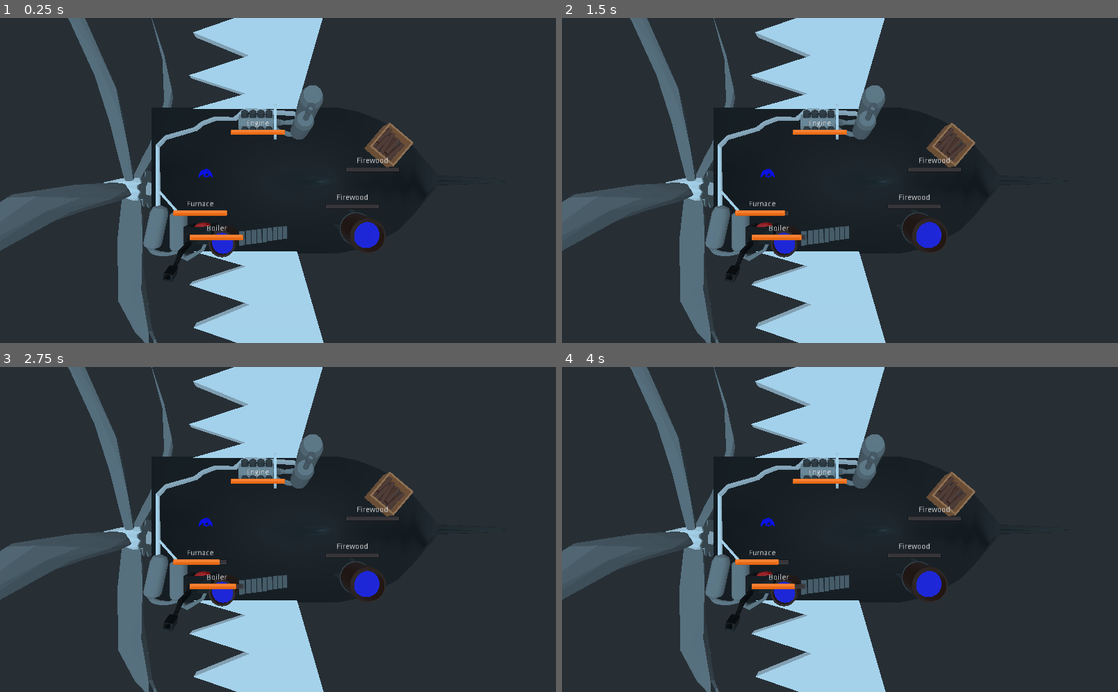
Above: before the commit, frames 1-4 (two rows, left to right).
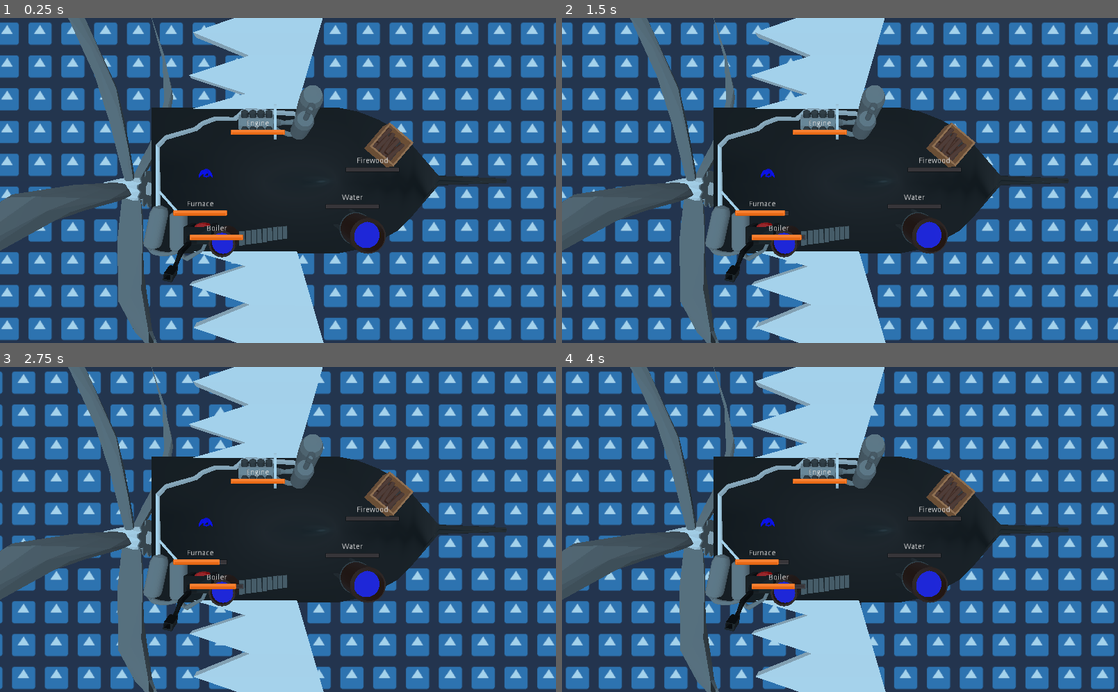
Above: after the commit, the same moments.

Repository: phkeese/WorkingTItle
Game: Godot game, scene res://scenes/game/game.tscn
Two runs of this game, one before a commit and one after it. Both use one fixed random seed, a clock stepped at 60 frames per second and the inputs below. The engine's default icon, where the game draws it, is replaced by a stand-in: a white triangle on a blue panel in a dark square.
Inputs (mouse positions are in pixels of both pictures, inside the frame that each line leads up to):
- Up to frame 1 (0.25 s): no input
- Up to frame 2 (1.5 s): tap Enter (ui_accept) at 0.5, 0.77 s; move the mouse to (962, 164) at 0.52 s; hold D (player_1_right) 0.53-1.28 s; tap Space (player_1_interact) at 0.6, 1.35 s; click (962, 164) at 0.67 s; move the mouse to (728, 196) at 1.27 s; hold S (player_1_down) from 1.28 s (still down)
- Up to frame 3 (2.75 s): tap Enter (ui_accept) at 1.52 s; move the mouse to (333, 458) at 2.02 s; release S (player_1_down) at 2.03 s; hold D (player_1_right) from 2.03 s (still down); tap Space (player_1_interact) at 2.1 s
- Up to frame 4 (4 s): move the mouse to (812, 594) at 2.77 s; release D (player_1_right) at 2.78 s; hold W (player_1_up) 2.78-3.53 s; tap Space (player_1_interact) at 2.85, 3.6 s; click (812, 594) at 2.92 s; tap Enter (ui_accept) at 3.02, 3.77 s; move the mouse to (1006, 578) at 3.52 s; hold A (player_1_left) from 3.53 s (still down)

The runs differ from the first frame. In frame 1, 63% of the frame differs, in the area x 0-100%, y 0-100%; in frame 2, 63%; in frame 3, 63%; in frame 4, 63%.
Error in both runs: Assertion failed. (res://addons/multiplayer/NetworkGame.gd:84)

Commit message:
show animation in background

Diff:
--- a/project.godot
+++ b/project.godot
@@ -44,7 +44,7 @@
 
 [application]
 
-config/name="MultiplayerTemplate"
+config/name="Steambird Willy"
 run/main_scene="res://scenes/game/game.tscn"
 config/icon="res://icon.png"
 
--- a/scenes/game/game.tscn
+++ b/scenes/game/game.tscn
@@ -1,18 +1,69 @@
-[gd_scene load_steps=9 format=2]
+[gd_scene load_steps=14 format=2]
 
 [ext_resource path="res://scenes/game/game.gd" type="Script" id=1]
 [ext_resource path="res://addons/multiplayer/NetworkGame.gd" type="Script" id=2]
 [ext_resource path="res://scenes/player/player.tscn" type="PackedScene" id=3]
 [ext_resource path="res://scenes/ship.tscn" type="PackedScene" id=4]
 [ext_resource path="res://addons/multiplayer/Sync.gd" type="Script" id=5]
+[ext_resource path="res://icon.png" type="Texture" id=6]
 
 [sub_resource type="Curve" id=3]
-_data = [ Vector2( 0, 0 ), 0.0, 0.0, 0, 0, Vector2( 1, 1 ), 1.4, 0.0, 0, 0 ]
+_data = [ Vector2( 0.383117, 0 ), 0.0, 0.0, 0, 0, Vector2( 1, 1 ), 1.4, 0.0, 0, 0 ]
 
 [sub_resource type="SpatialMaterial" id=2]
 albedo_color = Color( 1, 0, 0, 1 )
 
 [sub_resource type="SphereMesh" id=1]
+
+[sub_resource type="SpatialMaterial" id=5]
+albedo_texture = ExtResource( 6 )
+uv1_scale = Vector3( 10, 10, 10 )
+uv1_triplanar = true
+
+[sub_resource type="PlaneMesh" id=4]
+
+[sub_resource type="Animation" id=6]
+length = 0.001
+tracks/0/type = "value"
+tracks/0/path = NodePath("game/Sea:material_override:uv1_offset")
+tracks/0/interp = 1
+tracks/0/loop_wrap = true
+tracks/0/imported = false
+tracks/0/enabled = true
+tracks/0/keys = {
+"times": PoolRealArray( 0 ),
+"transitions": PoolRealArray( 1 ),
+"update": 0,
+"values": [ Vector3( 0, 0, 0 ) ]
+}
+tracks/1/type = "value"
+tracks/1/path = NodePath("game/CameraContainer/Sea:material_override:uv1_offset")
+tracks/1/interp = 1
+tracks/1/loop_wrap = true
+tracks/1/imported = false
+tracks/1/enabled = true
+tracks/1/keys = {
+"times": PoolRealArray( 0 ),
+"transitions": PoolRealArray( 1 ),
+"update": 0,
+"values": [ Vector3( 0, 0, 0 ) ]
+}
+
+[sub_resource type="Animation" id=7]
+resource_name = "Scroll"
+loop = true
+tracks/0/type = "value"
+tracks/0/path = NodePath("game/CameraContainer/Sea:material_override:uv1_offset")
+tracks/0/interp = 1
+tracks/0/loop_wrap = true
+tracks/0/imported = false
+tracks/0/enabled = true
+tracks/0/keys = {
+"times": PoolRealArray( 0, 1 ),
+"transitions": PoolRealArray( 1, 1 ),
+"update": 0,
+"values": [ Vector3( 0, 0, 0 ), Vector3( 1, 0, 0 ) ]
+}
 
 [node name="NetworkGame" type="Node"]
 script = ExtResource( 2 )
@@ -48,6 +99,21 @@
 
 [node name="Camera" type="Camera" parent="game/CameraContainer"]
 transform = Transform( 1, 0, 0, 0, -4.37114e-08, 1, 0, -1, -4.37114e-08, 23.9463, 27.097, 0 )
+near = 10.0
+far = 130.0
+
+[node name="Sea" type="MeshInstance" parent="game/CameraContainer"]
+transform = Transform( 179.636, 0, 0, 0, 179.636, 0, 0, 0, 179.636, 14.852, -100, 0 )
+material_override = SubResource( 5 )
+mesh = SubResource( 4 )
+skeleton = NodePath("../..")
+material/0 = null
+
+[node name="AnimationPlayer" type="AnimationPlayer" parent="game/CameraContainer/Sea"]
+root_node = NodePath("../../../..")
+autoplay = "Scroll"
+anims/RESET = SubResource( 6 )
+anims/Scroll = SubResource( 7 )
 
 [node name="Sync" type="Node" parent="game"]
 script = ExtResource( 5 )
--- a/scenes/stations/water_station.tscn
+++ b/scenes/stations/water_station.tscn
@@ -12,6 +12,7 @@
 
 [node name="Station" parent="." index="0"]
 transform = Transform( 1, 0, 0, 0, 1, 0, 0, 0, 1, 2.83776, 0, 0 )
+title = "Water"
 
 [node name="CollisionShape" parent="Station/Area" index="0"]
 transform = Transform( 1, 0, 0, 0, 1, 0, 0, 0, 1, -2.79052, 2.04289, 0 )
